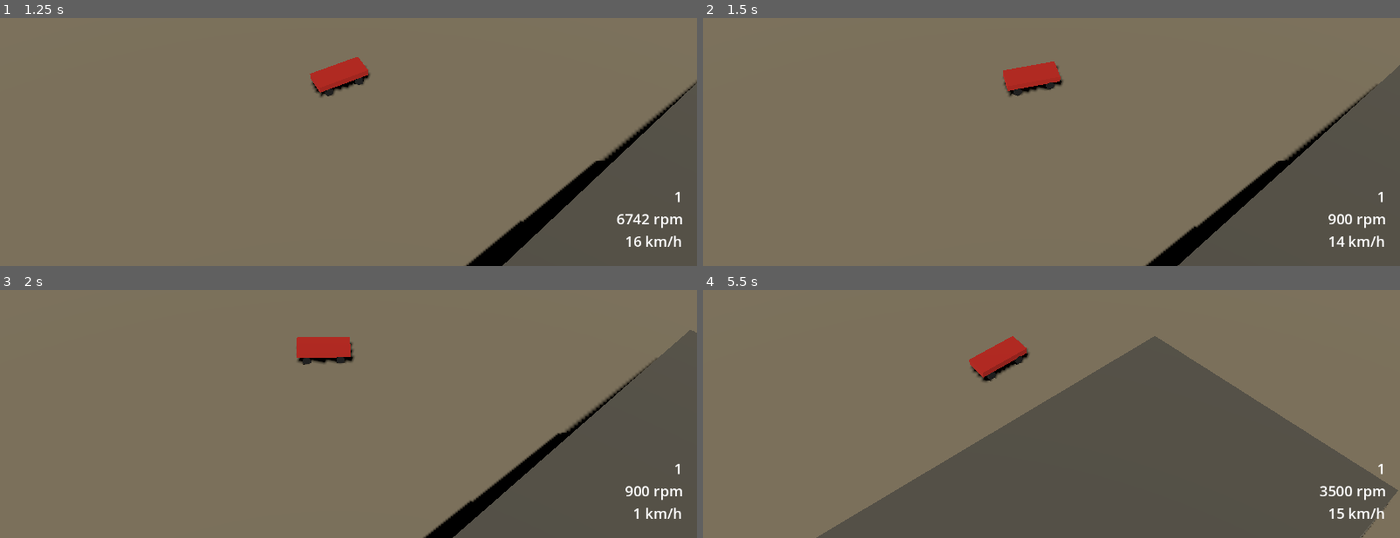
Above: before the commit, frames 1-4 (two rows, left to right).
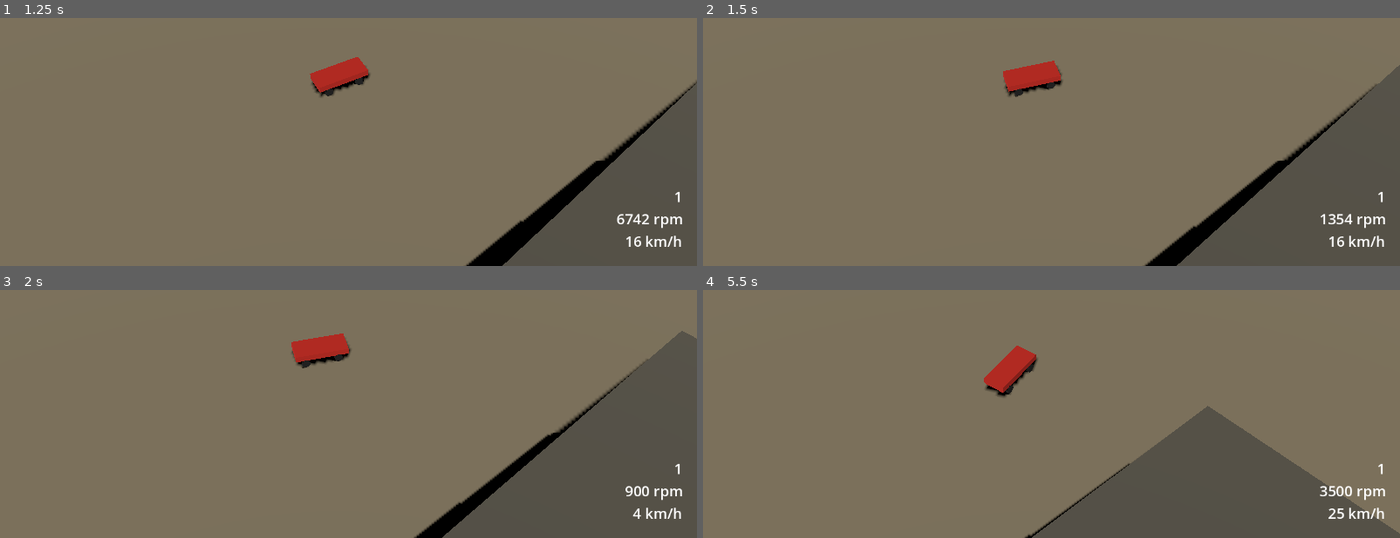
Above: after the commit, the same moments.

Repository: JulianHeissinger/RallyGame
Game: Godot game, scene res://scenes/test/handling_test.tscn
Same seed, same stepped clock (60 frames per second), same inputs: the game is played once before the commit and once after it. The project has no main scene, so this scene is started directly.
Inputs:
- Up to frame 1 (1.25 s): hold D (steer_right) from 0.53 s (still down); hold W (throttle) from 0.53 s (still down)
- Up to frame 2 (1.5 s): release D (steer_right) at 1.28 s; release W (throttle) at 1.28 s; hold S (brake) from 1.28 s (still down); tap W (throttle) at 1.35 s
- Up to frame 3 (2 s): keep holding S (brake)
- Up to frame 4 (5.5 s): release S (brake) at 2.03 s; hold D (steer_right) 2.03-2.78 s; hold W (throttle) 2.03-2.78 s; hold Shift (shift_up) 2.78-3.53 s; tap W (throttle) at 2.85, 4.35 s; hold W (throttle) 3.53-4.28 s; hold A (steer_left) 3.53-5.03 s; hold S (brake) from 5.03 s (still down); hold W (throttle) from 5.03 s (still down)

Frame 1 is identical in both runs. In frame 2, 0.4% of the frame differs, in the area x 43-100%, y 17-100%; in frame 3, 2.2%; in frame 4, 24%, in the area x 16-100%, y 18-100%.

Commit message:
fix: lower brake torque to avoid lockup

Diff:
--- a/data/cars/prototype.tres
+++ b/data/cars/prototype.tres
@@ -9,8 +9,8 @@
 [resource]
 script = ExtResource("1_8ijxn")
 stats = {
-"brake_bias_front": 0.6,
-"brake_torque": 1800.0,
+"brake_bias_front": 0.7,
+"brake_torque": 700.0,
 "center_of_mass_y": -0.35,
 "damper": 3500.0,
 "engine_brake_torque": 60.0,
